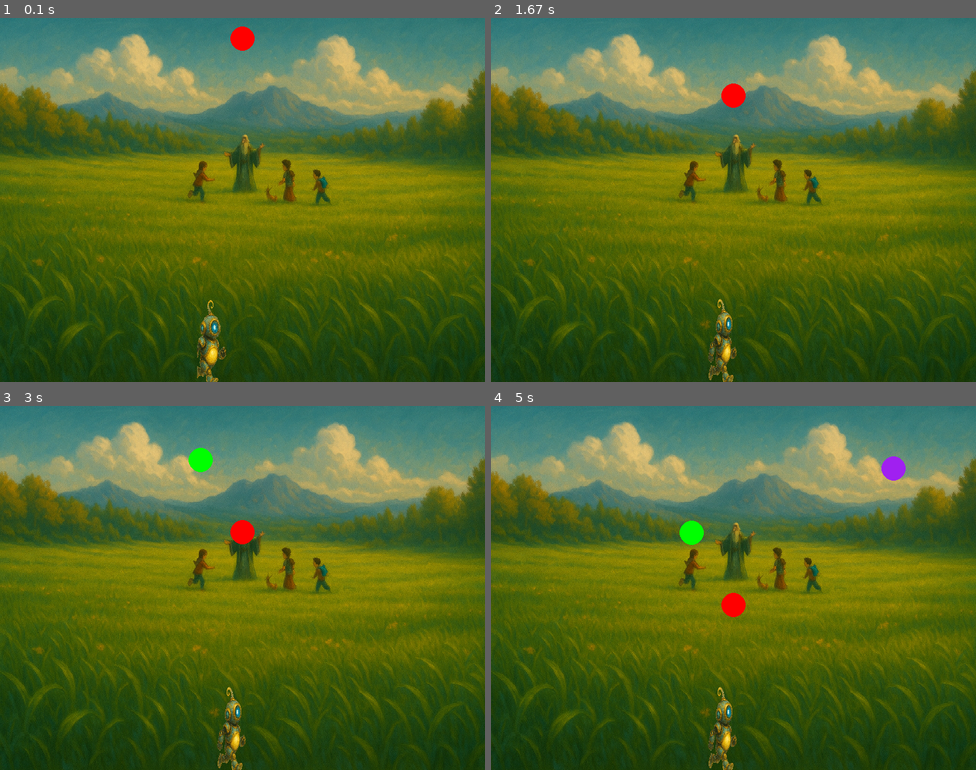
Above: before the commit, frames 1-4 (two rows, left to right).
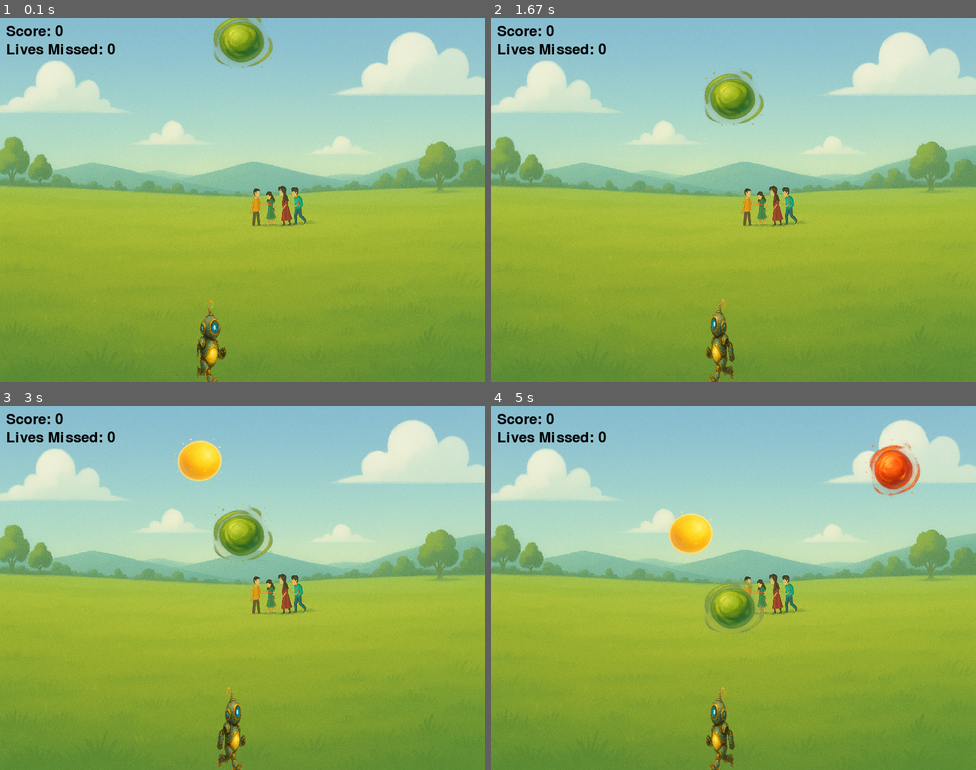
Above: after the commit, the same moments.

Repository: Akashkroy69/codingAllInOne
Game: pygame game, started from 1. Python New/19. pygame/module 3/spriteConcept.py
Two runs of this game, one before a commit and one after it. Both use one fixed random seed, a clock stepped at 60 frames per second and the inputs below.
Inputs:
- Up to frame 1 (0.1 s): no input
- Up to frame 2 (1.67 s): hold Right 0.33-0.8 s; hold Right 0.83-1.3 s; hold Left from 1.33 s (still down)
- Up to frame 3 (3 s): release Left at 1.87 s; hold Left 1.9-2.3 s; hold Right 2.33-2.97 s
- Up to frame 4 (5 s): hold Left 3-3.47 s; hold Right 3.5-3.97 s; hold Right 4-4.47 s; hold Left from 4.5 s (still down)

The runs differ from the first frame. In frame 1, 99% of the frame differs, in the area x 0-100%, y 0-100%; in frame 2, 100%; in frame 3, 99%; in frame 4, 100%.

Commit message:
new updates

Diff:
--- a/1. Python New/19. pygame/module 3/spriteConcept.py
+++ b/1. Python New/19. pygame/module 3/spriteConcept.py
@@ -7,9 +7,16 @@
 width, height = 800, 600
 screen = pygame.display.set_mode((width, height))
 pygame.display.set_caption("Pygame Sprite Concept")
-backgraound = pygame.image.load(r"19. pygame\module 3\bg6.png")
+backgraound = pygame.image.load(r"19. pygame\module 3\bg8.png")
 # Scale the background image to fit the screen
 backgraound = pygame.transform.scale(backgraound, (width, height))
+
+gameOverText = pygame.font.Font(None, 74).render("Game Over", True, "red")
+# score
+scoreFont = pygame.font.Font(None, 36)
+
+# lives text
+livesFont = pygame.font.Font(None, 36)
 
 players = [
      r"19. pygame\module 3\1_.png",
@@ -42,19 +49,35 @@
             self.current_frame = (self.current_frame + 1) % len(self.frames)
             self.image = self.frames[self.current_frame]  # Update the image to the next frame
             self.animationTimer = 0  # Reset the timer
+    def flip(self):
+         for i in range(len(self.frames)):
+            self.frames[i] = pygame.transform.flip(self.frames[i], True, False)
 class Circle(pygame.sprite.Sprite):
     def __init__(self, posX, posY,color):
         super().__init__()
-        self.image = pygame.Surface((100, 100), pygame.SRCALPHA)  # Create a surface with transparency
-        pygame.draw.circle(self.image, color, (50, 50), 20)  # Draw a red circle on the surface
+        # self.image = pygame.Surface((100, 100), pygame.SRCALPHA)  # Create a surface with transparency
+        # pygame.draw.circle(self.image, color, (50, 50), 20)  # Draw a red circle on the surface
+        self.image = pygame.image.load(random.choice(list_of_bombs))
+        self.image = pygame.transform.scale(self.image, (100, 100))  # Scale the image to desired size
         self.rect = self.image.get_rect()
         self.rect.center = (posX, posY)
 
     def update(self):
         self.rect.y += 1  # Move the circle downwards
 
+
 # bomb color list
 bomb_colors = ["red", "green", "yellow", "purple", "orange"]
+list_of_bombs = [
+     r"19. pygame\module 3\f1.png",
+     r"19. pygame\module 3\f2.png",
+     r"19. pygame\module 3\f3.png",
+     r"19. pygame\module 3\f4.png",
+        r"19. pygame\module 3\f5.png",
+        r"19. pygame\module 3\f6.png",
+        r"19. pygame\module 3\f7.png",
+        r"19. pygame\module 3\f8.png"
+]
 
 player = Player(width // 2 - 50, height - 65)
 circle = Circle(width // 2, 30, random.choice(bomb_colors))  # Create a circle at the top with a random color
@@ -65,21 +88,30 @@
 clock = pygame.time.Clock()  # Create a clock to control the frame rate
 runningState = True
 count = 0
+score = 0
 
 ballMissed = 0
-
+toRight = True
 while runningState:
     screen.fill("white")  # Fill the screen with white
     screen.blit(backgraound, (0, 0))  # Draw the background image
     all_sprites.draw(screen)  # Draw all sprites on the screen
     bomb.draw(screen)  # Draw the circle
+    score_text = scoreFont.render(f"Score: {score}", True, "black")  # Render the score text
+    screen.blit(score_text, (10, 10))  # Draw the score text on the screen
+    # lives
+    lives_text = livesFont.render(f"Lives Missed: {ballMissed}", True, "black")  # Render the lives text
+    screen.blit(lives_text, (10, 40))  # Draw the lives text on the screen
     count += 1
     if count % 100 == 0:  # Every 100 frames, add a new circle
         new_circle = Circle(random.randint(0,width),random.randint(0, 10), random.choice(bomb_colors))  # Create a new circle at a random position with a random color
         bomb.add(new_circle)
 
     if ballMissed >= 5:
-                print("Game Over! Too many balls missed.")
+                # print("Game Over! Too many balls missed.")
+                player.kill()  # Remove the player sprite if a bomb goes off screen
+                bomb.empty()
+                screen.blit(gameOverText, (width // 2 - 150, height // 2 - 50))
     else:
          bomb.update()  # Update the circles
          all_sprites.update()  # Update all sprites
@@ -92,11 +124,19 @@
         elif event.type == pygame.KEYDOWN:
             if event.key == pygame.K_RIGHT and player.rect.x < width - player.rect.width:
                 player.rect.x += 30
+                if toRight== False:
+                    player.flip()
+                    toRight = True
             elif event.key == pygame.K_LEFT and player.rect.x > 0:
                 player.rect.x -= 30
+                if toRight == True:
+                    player.flip()
+                    toRight = False
+
 
     if pygame.sprite.spritecollideany(player, bomb):
          bomb_hit = pygame.sprite.spritecollide(player, bomb, True)
+         if bomb_hit: score += len(bomb_hit)
          for hit in bomb_hit:
                 print(f"Hit a bomb of color: {hit.image.get_at((50, 50))}")
     for anyBomb in bomb:
@@ -106,6 +146,7 @@
             print(f"Ball missed! Total missed: {ballMissed}")
 
 
+
     clock.tick(60)  # Limit the frame rate to 60 FPS
     pygame.display.update()  # Update the display
 pygame.quit()  # Quit Pygame
Binary file added: 1. Python New/19. pygame/module 3/bg7.png
Binary file added: 1. Python New/19. pygame/module 3/bg8.png
Binary file added: 1. Python New/19. pygame/module 3/f1.png
Binary file added: 1. Python New/19. pygame/module 3/f2.png
Binary file added: 1. Python New/19. pygame/module 3/f3.png
Binary file added: 1. Python New/19. pygame/module 3/f4.png
Binary file added: 1. Python New/19. pygame/module 3/f5.png
Binary file added: 1. Python New/19. pygame/module 3/f6.png
Binary file added: 1. Python New/19. pygame/module 3/f7.png
Binary file added: 1. Python New/19. pygame/module 3/f8.png
